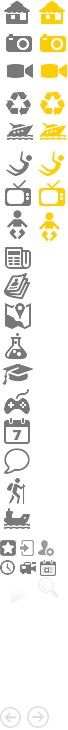
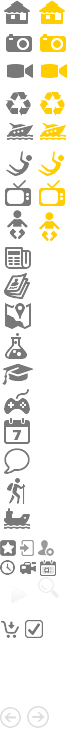
Before/after of a w=68, h=730 layered artwork. What changed in the layer stack:
added layer "Слой 6" above "Слой 5" over 25, 620, 43, 638
added layer "Слой 5" above "Слой 4" over 1, 620, 19, 638
